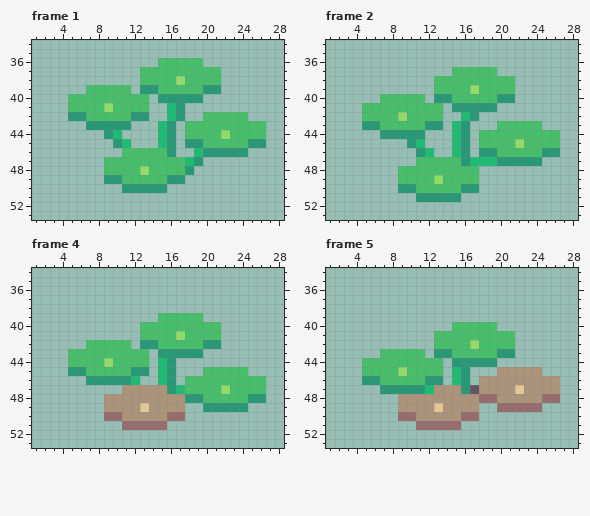
Pixel-art file: assets/Flowers/Lupine/lupine_die.ase. The first picture shows the starting point.
32x64 pixels, 15 frames. Shown: frame 1: x 1..28, y 34..53; frame 2: x 1..28, y 34..53; frame 4: x 1..28, y 34..53; frame 5: x 1..28, y 34..53. The commit also changed other frames, which this record leaves out.
Now the later version:
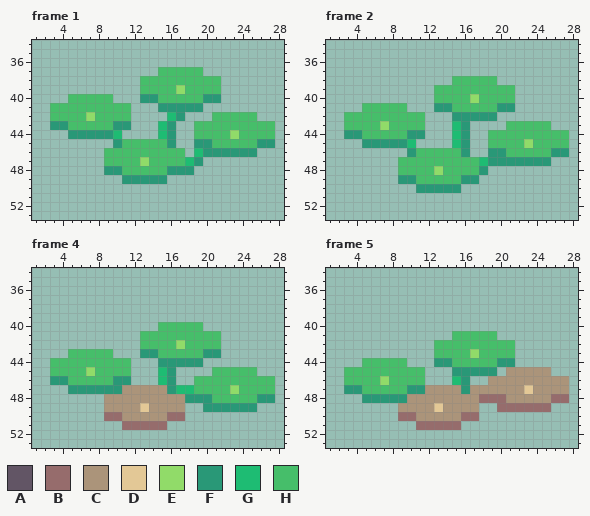
Palette (. is transparent): A #625565  B #966c6c  C #ab947a  D #e3c896  E #91db69  F #299877  G #1ebc73  H #46be6a
Difference:
--- frame 1
@@ x 1..28 @@
 35 ............................
-36 ..............HHHHH.........
-37 ............HHHHHHHHH.......
-38 ............HHHHEHHHH.......
-39 ......HHHHH.FFHHHHHFF.......
-40 ....HHHHHHHHH.FFFFF.........
-41 ....HHHHEHHHH..GF...........
-42 ....FFHHHHHFF..GF..HHHHH....
-43 ......FFFFF...GF.HHHHHHHHH..
-44 ........FG....GF.HHHHEHHHH..
-45 .........FG...GF.FFHHHHHFF..
-46 ..........HHHHHF..GFFFFF....
-47 ........HHHHHHHHHGF.........
-48 ........HHHHEHHHHF..........
-49 ........FFHHHHHFF...........
-50 ..........FFFFF.............
+36 ............................
+37 ..............HHHHH.........
+38 ............HHHHHHHHH.......
+39 ............HHHHEHHHH.......
+40 ....HHHHH...FFHHHHHFF.......
+41 ..HHHHHHHHH...FFFFF.........
+42 ..HHHHEHHHH....GF...HHHHH...
+43 ..FFHHHHHFF...GF..HHHHHHHHH.
+44 ....FFFFFG....GF..HHHHEHHHH.
+45 .........FHHHHHF..FFHHHHHFF.
+46 ........HHHHHHHHH.GFFFFFF...
+47 ........HHHHEHHHHGF.........
+48 ........FFHHHHHFFF..........
+49 ..........FFFFF.............
+50 ............................
 51 ............................
--- frame 2
@@ x 1..28 @@
 36 ............................
-37 ..............HHHHH.........
-38 ............HHHHHHHHH.......
-39 ............HHHHEHHHH.......
-40 ......HHHHH.FFHHHHHFF.......
-41 ....HHHHHHHHH.FFFFF.........
-42 ....HHHHEHHHH..GF...........
-43 ....FFHHHHHFF.GF...HHHHH....
-44 ......FFFFF...GF.HHHHHHHHH..
-45 .........FG...GF.HHHHEHHHH..
-46 ..........FG..GF.FFHHHHHFF..
-47 ..........HHHHHFGGGFFFFF....
-48 ........HHHHHHHHH...........
-49 ........HHHHEHHHH...........
-50 ........FFHHHHHFF...........
-51 ..........FFFFF.............
+37 ............................
+38 ..............HHHHH.........
+39 ............HHHHHHHHH.......
+40 ............HHHHEHHHH.......
+41 ....HHHHH...FFHHHHHFF.......
+42 ..HHHHHHHHH...FFFFF.........
+43 ..HHHHEHHHH...GF....HHHHH...
+44 ..FFHHHHHFF...GF..HHHHHHHHH.
+45 ....FFFFFG....GF..HHHHEHHHH.
+46 .........FHHHHHF..FFHHHHHFF.
+47 ........HHHHHHHHHGFFFFFFF...
+48 ........HHHHEHHHHF..........
+49 ........FFHHHHHFF...........
+50 ..........FFFFF.............
+51 ............................
 52 ............................
--- frame 4
@@ x 1..28 @@
 38 ............................
-39 ..............HHHHH.........
-40 ............HHHHHHHHH.......
-41 ............HHHHEHHHH.......
-42 ......HHHHH.FFHHHHHFF.......
-43 ....HHHHHHHHH.FFFFF.........
-44 ....HHHHEHHHH.GF............
-45 ....FFHHHHHFF.GF...HHHHH....
-46 ......FFFFFG..GF.HHHHHHHHH..
-47 ..........CCCCCFGHHHHEHHHH..
-48 ........CCCCCCCCCFFHHHHHFF..
-49 ........CCCCDCCCC..FFFFF....
+39 ............................
+40 ..............HHHHH.........
+41 ............HHHHHHHHH.......
+42 ............HHHHEHHHH.......
+43 ....HHHHH...FFHHHHHFF.......
+44 ..HHHHHHHHH...FFFFF.........
+45 ..HHHHEHHHH...GF....HHHHH...
+46 ..FFHHHHHFF...GF..HHHHHHHHH.
+47 ....FFFFFFCCCCCFGGHHHHEHHHH.
+48 ........CCCCCCCCCFFFHHHHHFF.
+49 ........CCCCDCCCC..FFFFFF...
 50 ........BBCCCCCBB...........
--- frame 5
@@ x 1..28 @@
 39 ............................
-40 ..............HHHHH.........
-41 ............HHHHHHHHH.......
-42 ............HHHHEHHHH.......
-43 ......HHHHH.FFHHHHHFF.......
-44 ....HHHHHHHHH.FFFFF.........
-45 ....HHHHEHHHH.GF...CCCCC....
-46 ....FFHHHHHFF.GF.CCCCCCCCC..
-47 ......FFFFFGCCCFACCCCDCCCC..
-48 ........CCCCCCCCCBBCCCCCBB..
-49 ........CCCCDCCCC..BBBBB....
+40 ............................
+41 ..............HHHHH.........
+42 ............HHHHHHHHH.......
+43 ............HHHHEHHHH.......
+44 ....HHHHH...FFHHHHHFF.......
+45 ..HHHHHHHHH...FFFFF.CCCCC...
+46 ..HHHHEHHHH...GF..CCCCCCCCC.
+47 ..FFHHHHHFFCCCCFCCCCCCDCCCC.
+48 ....FFFFFCCCCCCCCBBBCCCCCBB.
+49 ........CCCCDCCCC..BBBBBB...
 50 ........BBCCCCCBB...........
Pixel boxes of the changes (left, top, right, bottom) in both pictures:
changed: (50, 58, 275, 193)
changed: (344, 67, 569, 202)
changed: (50, 313, 275, 412)
changed: (344, 322, 569, 412)
